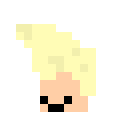
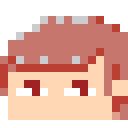
Before/after of a 128x128 layered artwork. What changed in the layer stack:
added layer "Layer 4" above "Layer 3" over [0, 16, 128, 120]
hid "Layer 3" over [16, 24, 96, 112]
